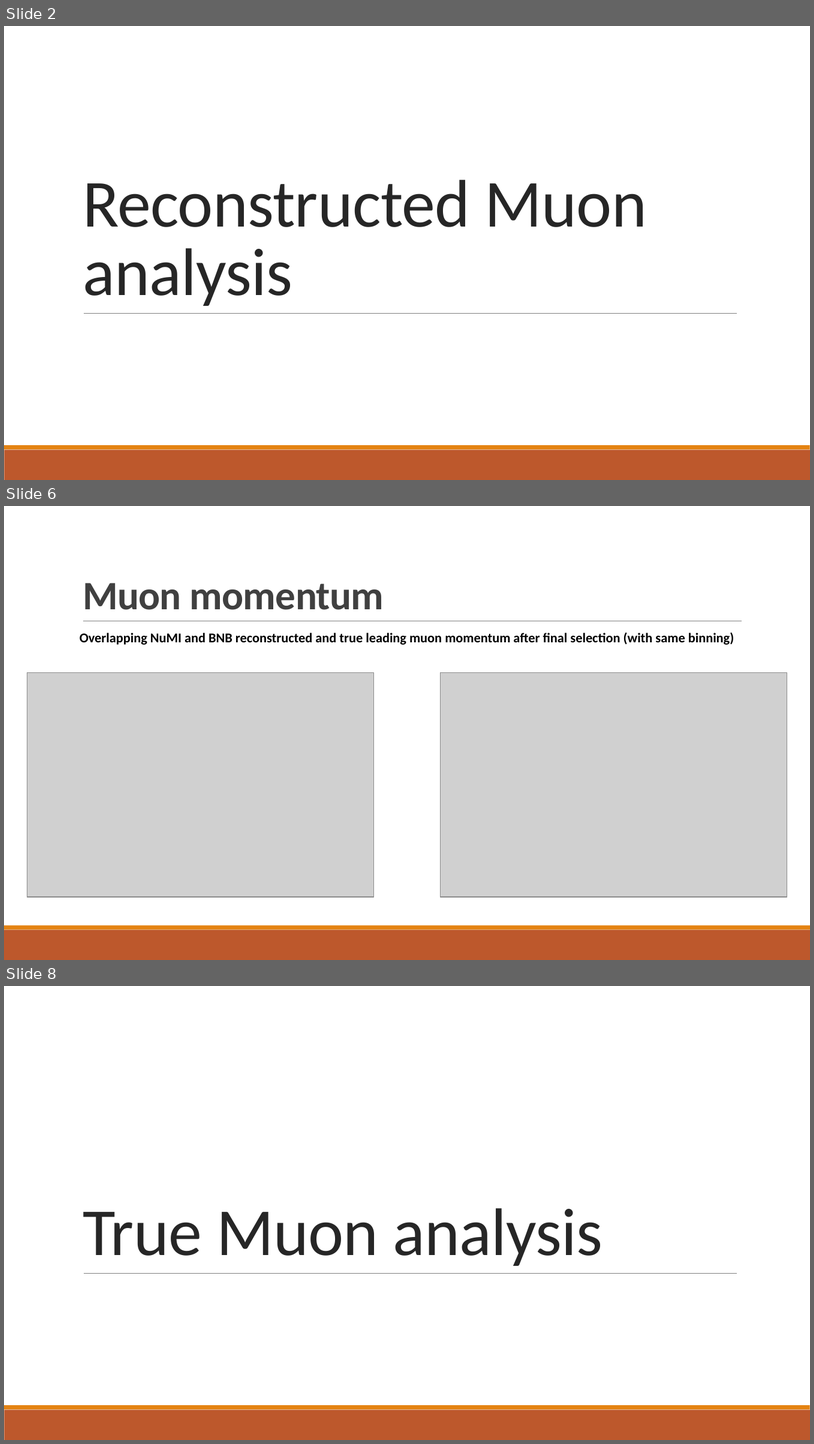
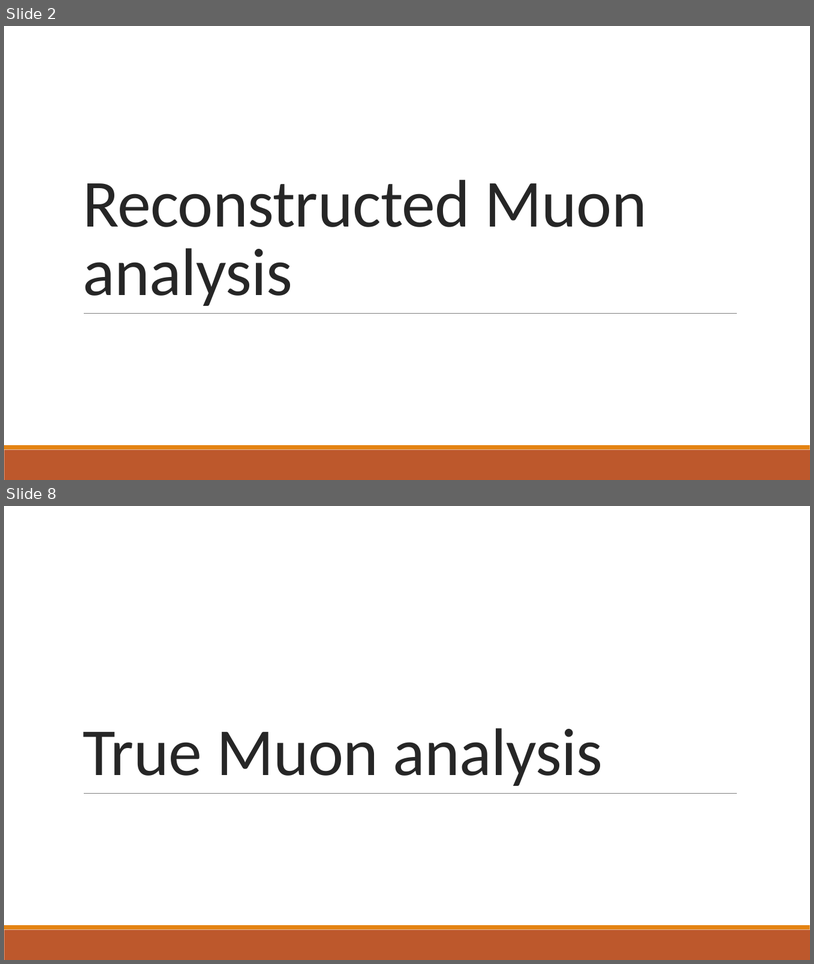
Before and after one commit to jordongalaxy-max/FYP_PYTHON_REAL, a slide deck: Update_Slides/FYP_Weekly_Update_Slides_Muon_Analysis.pptx. Shown one above the other, each under a label of ours: slides 2, 6 and 8 before the commit, slides 2 and 8 after it; the slides between them are not shown. The pictures are 814x1444 and 814x964 pixels, drawn with LibreOffice and Linux fonts; fonts in the diff are those of the drawing; grey boxes stand for pictures. Boxes give left, top, right and bottom in pixels: in the first picture for what was removed or moved away, otherwise in the second. Text is boxed around its words. In the diff, an @@ line names an element or a change of style, - is before the commit and + after.

```diff
--- a/Update_Slides/FYP_Weekly_Update_Slides_Muon_Analysis.pptx
+++ b/Update_Slides/FYP_Weekly_Update_Slides_Muon_Analysis.pptx
@@ slide 6 removed at (4, 506, 810, 960), background #FFFFFF; not listed: 2 template elements that a slide beside it also shows @@
@@ title removed at (83, 583, 384, 610) @@
-Muon momentum
@@ line removed from (83, 621) to (743, 621) @@
@@ text removed at (80, 632, 734, 645) @@
-Overlapping NuMI and BNB reconstructed and true leading muon momentum after final selection (with same binning)
@@ picture removed at (27, 672, 374, 897) @@
@@ picture removed at (441, 672, 788, 897) @@
```
Also in this commit, not shown: 2 slides changed, 7 slides added, 5 other slides removed, 4 other files.
